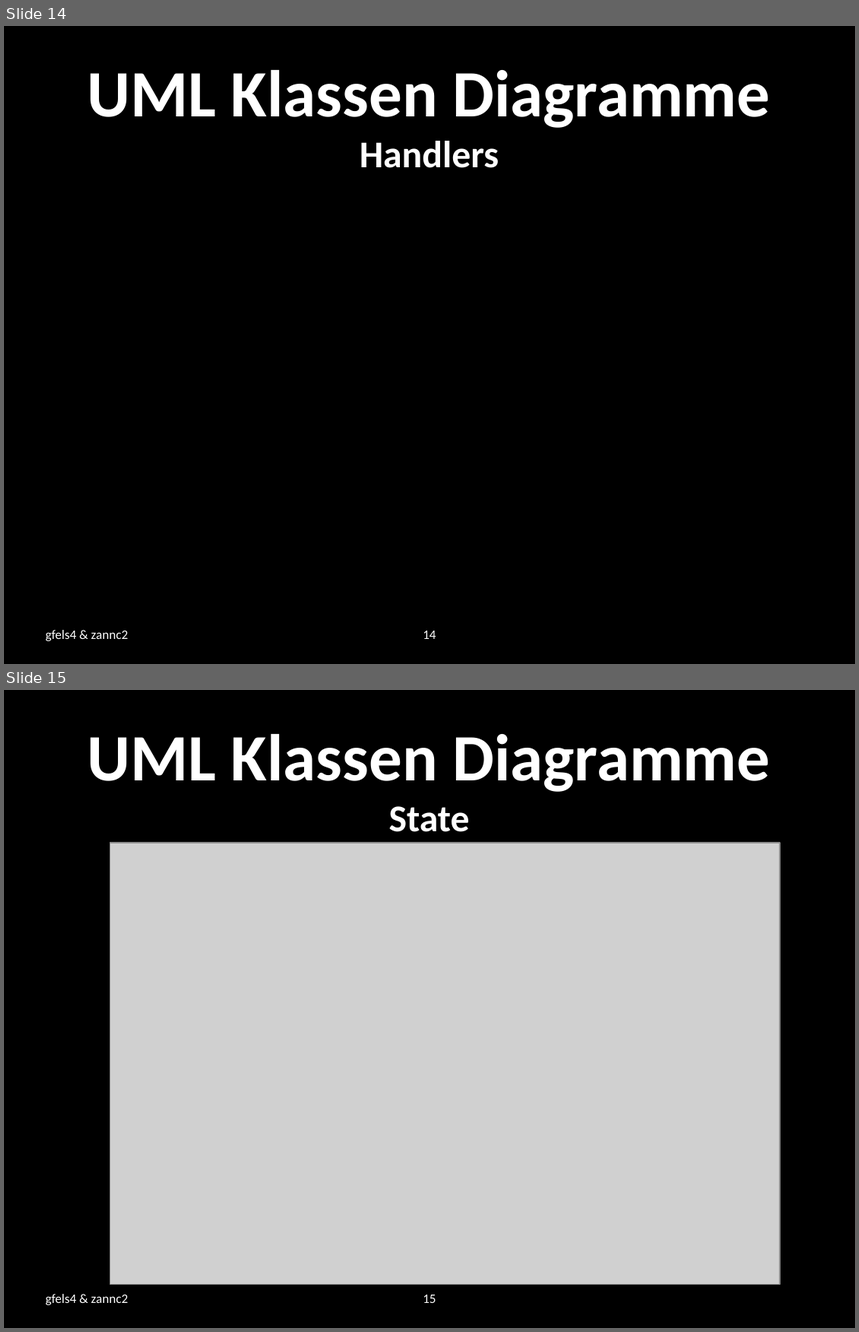
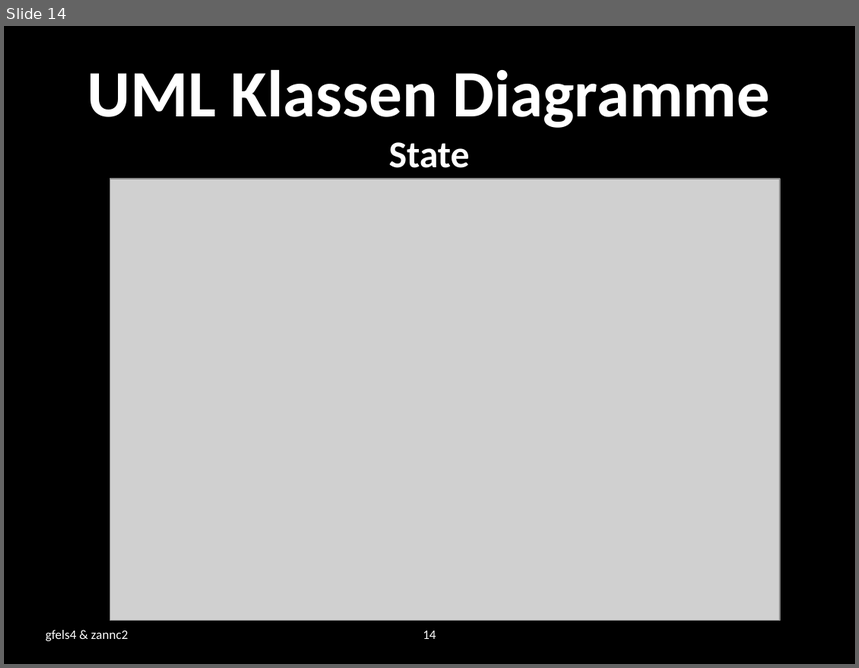
Before and after one commit to zannc2/SearchRobot, a slide deck: SearchRobot/doc/presentation.pptx. Shown one above the other, each under a label of ours: slides 14 and 15 before the commit, slide 14 after it. The pictures are 859x1332 and 859x668 pixels, drawn with LibreOffice and Linux fonts; fonts in the diff are those of the drawing; grey boxes stand for pictures; background and template pictures are left out. Boxes give left, top, right and bottom in pixels: in the first picture for what was removed or moved away, otherwise in the second. Text is boxed around its words. In the diff, an @@ line names an element or a change of style, - is before the commit and + after.

```diff
--- a/SearchRobot/doc/presentation.pptx
+++ b/SearchRobot/doc/presentation.pptx
@@ slide 14 removed at box(4, 26, 855, 664), background picture (left out) @@
@@ title removed at box(88, 70, 770, 168) @@
-UML Klassen Diagramme
-Handlers
@@ text removed at box(46, 630, 129, 642) @@
-gfels4 & zannc2
@@ page number removed at box(423, 631, 436, 639) @@
-14
@@ what was slide 15 is now slide 14 @@
@@ page number at box(423, 631, 436, 639): text changed @@
-15
+14
```
Also in this commit, not shown: 3 slides changed, 4 slides added.
